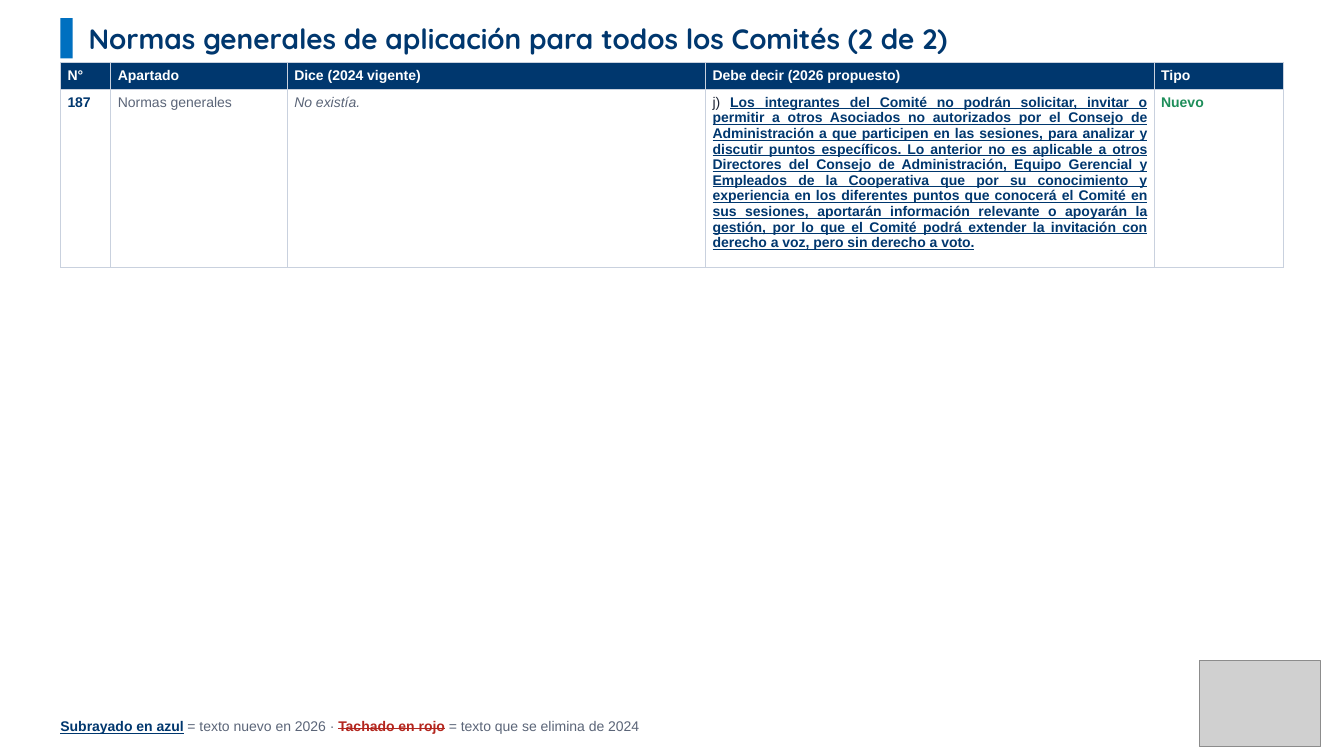
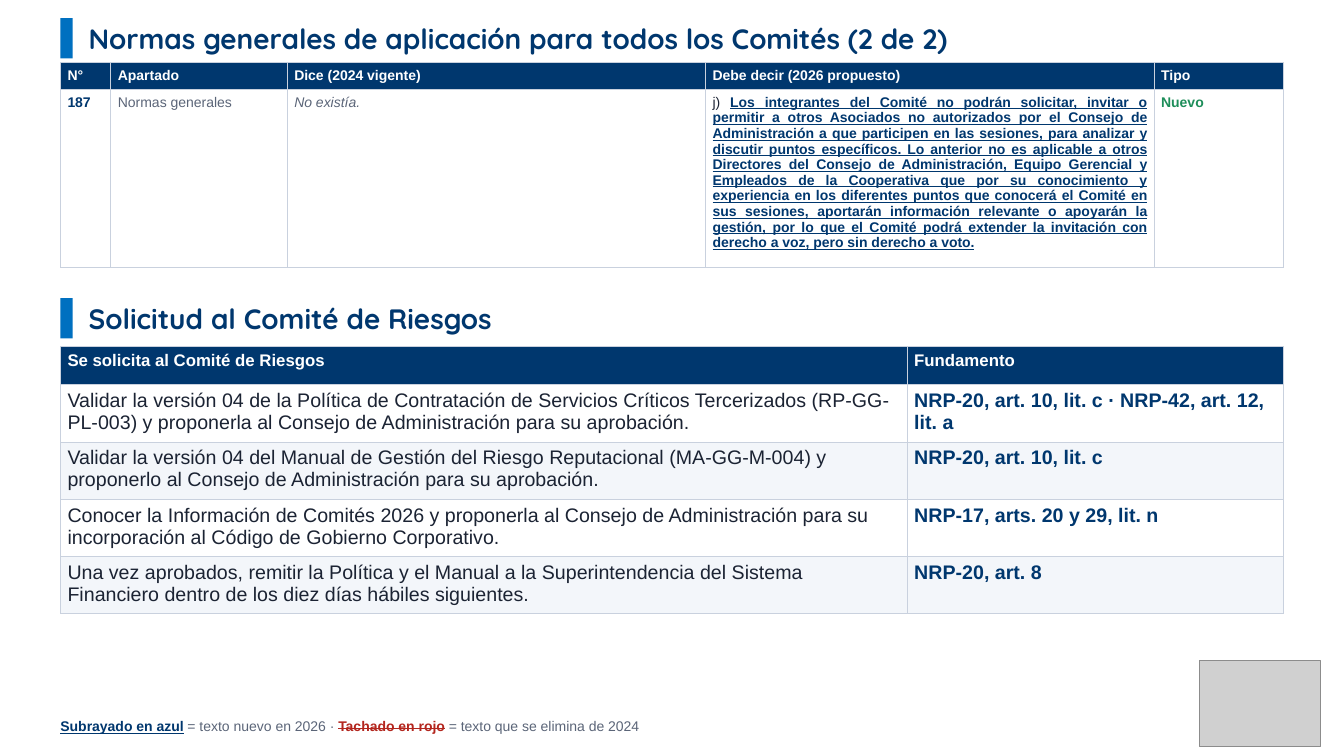
Before and after one commit to menjivar201280/riesgo, a slide deck: slide 41 of comparativo-comite-riesgos/Comparativo_Comite_Riesgos_V03_vs_V04.pptx. Drawn at 1344x756 pixels with LibreOffice and Linux fonts; fonts in the diff are those of the drawing; grey boxes stand for pictures. Boxes give left, top, right and bottom in pixels: in the first picture for what was removed or moved away, otherwise in the second. Text is boxed around its words. In the diff, an @@ line names an element or a change of style, - is before the commit and + after.

```diff
--- a/comparativo-comite-riesgos/Comparativo_Comite_Riesgos_V03_vs_V04.pptx
+++ b/comparativo-comite-riesgos/Comparativo_Comite_Riesgos_V03_vs_V04.pptx
@@ rectangle added at [60,298,73,339], fill #0070C0 @@
@@ text added at [89,307,492,335], 20 pt, text #00376E, bold @@
+Solicitud al Comité de Riesgos
@@ table added at [60,347,1284,614], 5 rows, 2 columns @@
+Se solicita al Comité de Riesgos | Fundamento
+Validar la versión 04 de la Política de Contratación de Servicios Críticos Tercerizados (RP-GG-PL-003) y proponerla al Consejo de Administración para su aprobación. | NRP-20, art. 10, lit. c · NRP-42, art. 12, lit. a
+Validar la versión 04 del Manual de Gestión del Riesgo Reputacional (MA-GG-M-004) y proponerlo al Consejo de Administración para su aprobación. | NRP-20, art. 10, lit. c
+Conocer la Información de Comités 2026 y proponerla al Consejo de Administración para su incorporación al Código de Gobierno Corporativo. | NRP-17, arts. 20 y 29, lit. n
+Una vez aprobados, remitir la Política y el Manual a la Superintendencia del Sistema Financiero dentro de los diez días hábiles siguientes. | NRP-20, art. 8
```
Also in this commit, not shown: 1 other slide changed, 1 slide removed.
